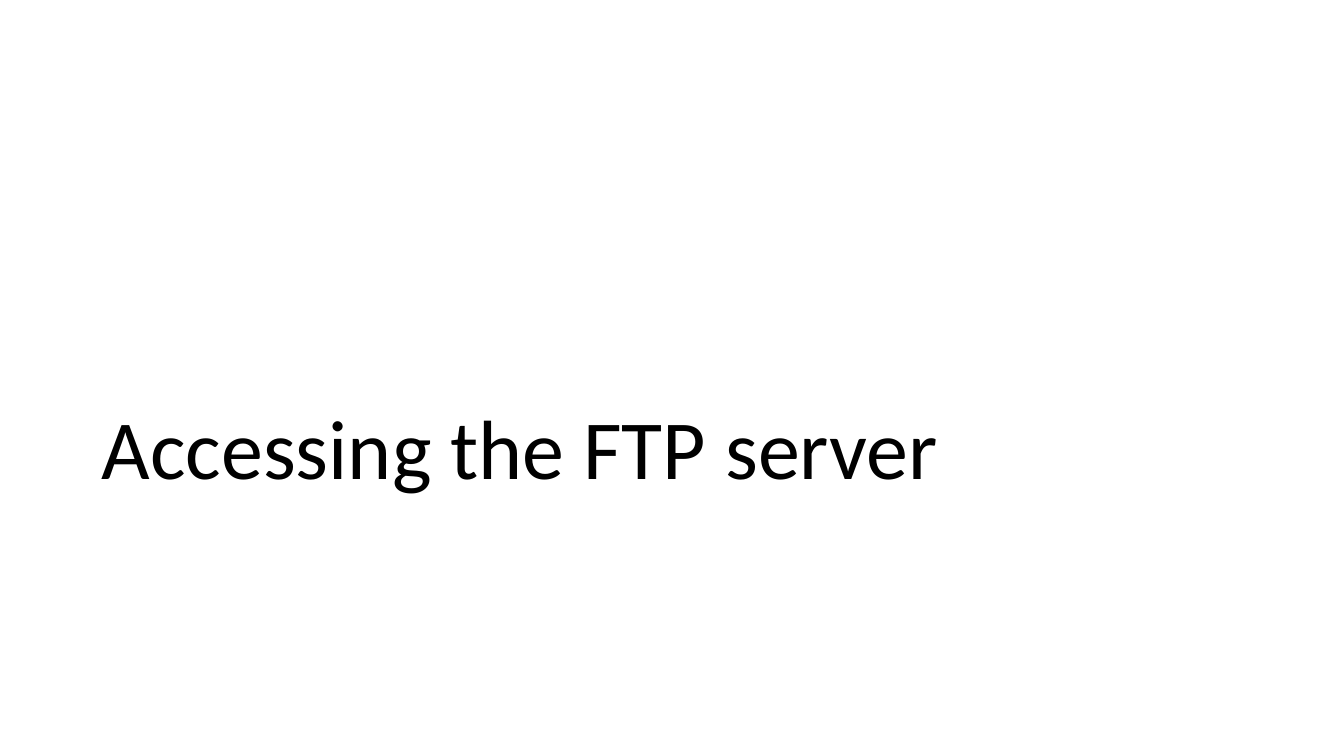
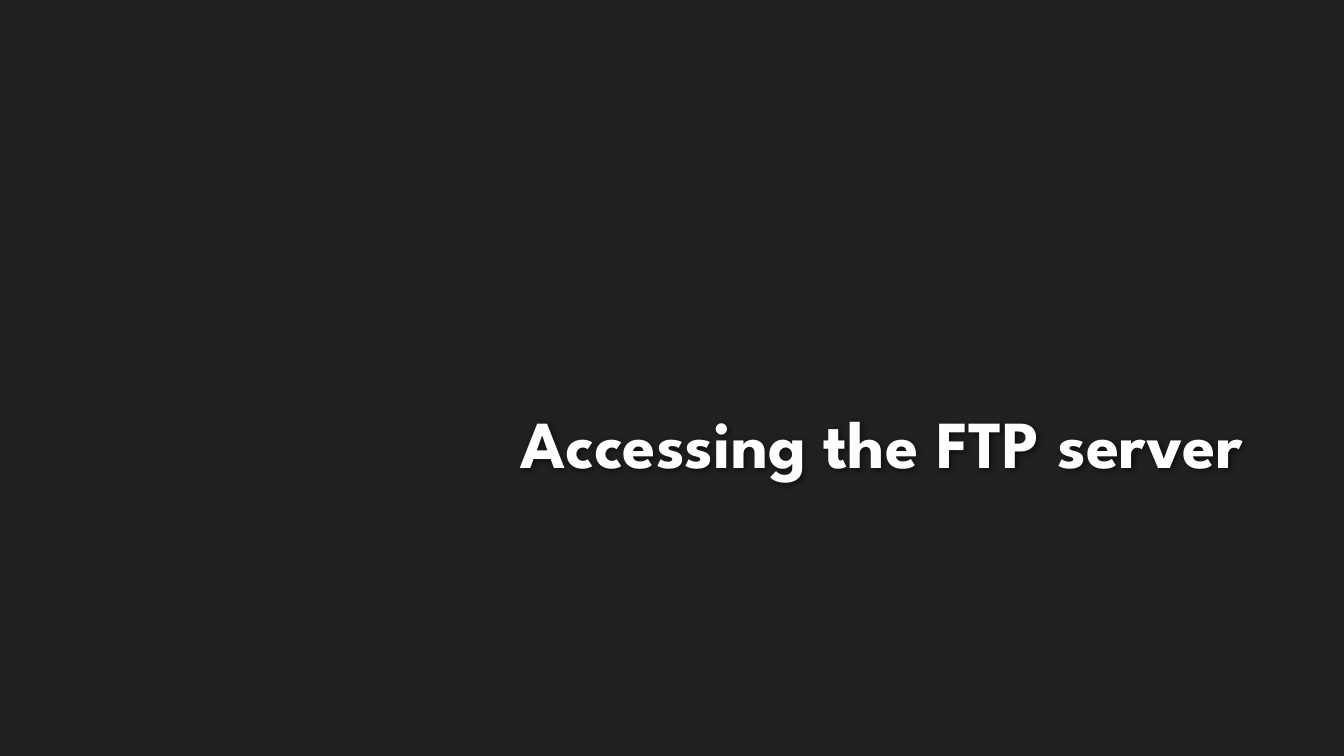
Before and after one commit to LittleDinoCake/CF-Project, a slide deck: slide 3 of Presentation.pptx. Drawn at 1344x756 pixels with LibreOffice and Linux fonts; fonts in the diff are those of the drawing; background and template pictures are left out. Boxes give left, top, right and bottom in pixels: in the first picture for what was removed or moved away, otherwise in the second. Text is boxed around its words. In the diff, an @@ line names an element or a change of style, - is before the commit and + after.

```diff
--- a/Presentation.pptx
+++ b/Presentation.pptx
@@ background #FFFFFF to #212121 @@
@@ title "Accessing the FTP server": place and size @@
-title "Accessing the FTP server" at (102, 420, 938, 494)
+title "Accessing the FTP server" at (520, 421, 1243, 483)
@@ title "Accessing the FTP server" at (520, 421, 1243, 483): size 60 to 48 pt, font Calibri to League Spartan, text colour #000000 to #FEFEFE, bold on; alignment left to right; line spacing 0.9 to 1 @@
```
Also in this commit, not shown: 7 other slides changed, 6 slides added, 1 slide removed.
